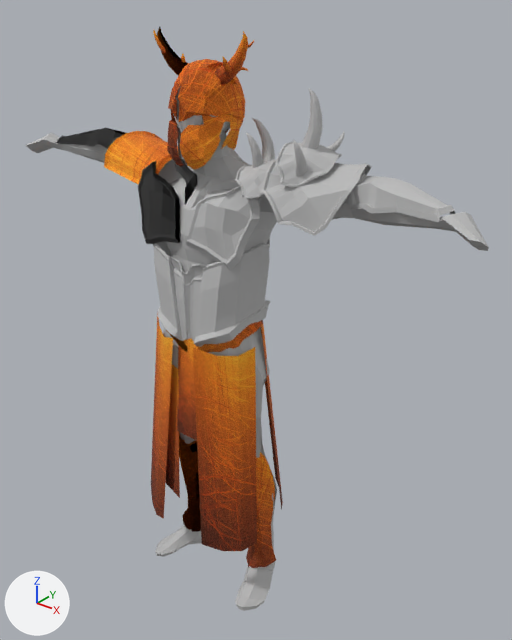
The OBJ model Art Folder/Vertical Slice 2/3D/OBJ FILES/Character_Vertical_Slice 2.obj: old version first, new version second.
The view is the same before and after, from a 50 mm lens placed at (3.92, -4.31, 3.52), pointed at (0.2, 0.35, 0.63). The lights are fixed; the arrows at lower left show +X, +Y and +Z. Where no turn or scale is listed for an object, it has been applied to the vertices.

Script lines for the objects in view, before the commit:
```python
me_character_vertical_slice_2 = bpy.data.meshes.new('Character_Vertical_Slice 2')
me_character_vertical_slice_2.from_pydata(...)  # 3710 vertices, 3627 faces; spans x -2.44..2.39, y -0.56..0.7, z -2.23..3.17
me_character_vertical_slice_2.materials.append(mat_initialshadinggroup)  # picture img_gold_scratched_metal_texture_jpg
me_character_vertical_slice_2.materials.append(mat_standard_body_proto_2_0017_lambert1sg)  # grey #bcbcbc
me_character_vertical_slice_2.materials.append(mat_lambert5sg)  # grey #bcbcbc
me_character_vertical_slice_2.materials.append(mat_lambert2sg)  # grey #bcbcbc
me_character_vertical_slice_2.materials.append(mat_lambert10sg)  # grey #bcbcbc
me_character_vertical_slice_2.materials.append(mat_lambert6sg)  # grey #bcbcbc
me_character_vertical_slice_2.materials.append(mat_lambert7sg)  # grey #bcbcbc
me_character_vertical_slice_2.materials.append(mat_standard_body_proto_2_0017_lambert4sg)  # grey #bcbcbc
me_character_vertical_slice_2.materials.append(mat_standard_body_proto_2_0017_lambert3sg)  # grey #bcbcbc
me_character_vertical_slice_2.materials.append(mat_standard_body_proto_2_0017_lambert2sg)  # grey #bcbcbc
me_character_vertical_slice_2.materials.append(mat_lambert8sg)  # grey #bcbcbc
me_character_vertical_slice_2.materials.append(mat_lambert4sg)  # grey #bcbcbc
ob_character_vertical_slice_2 = bpy.data.objects.new('Character_Vertical_Slice 2', me_character_vertical_slice_2)
ob_character_vertical_slice_2.location = (0.0, 0.0, 0.0)
```
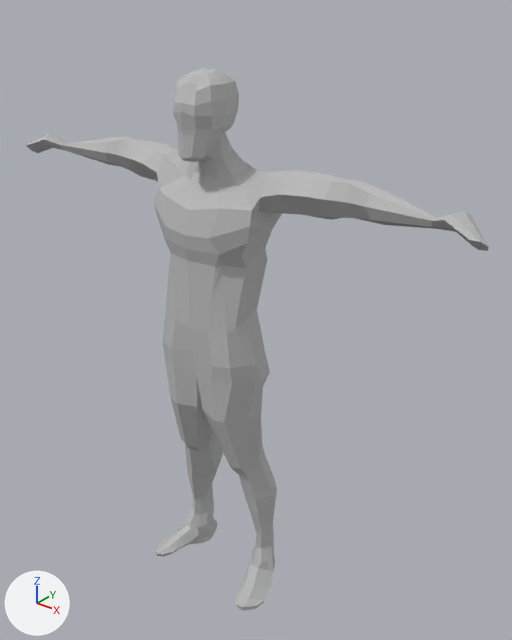
Changed parts and their boxes [x1, y1, x2, y2] in the pictures (512 x 640 px):
'Character_Vertical_Slice 2', reshaped (7% shorter): before [25, 27, 489, 611]; after [25, 68, 489, 611]
part 1 of me_character_vertical_slice_2, deleted: before [56, 27, 455, 568]

The change, as a list of edits to the scene's bpy script:
```text
Change me_character_vertical_slice_2:
    used by ob_character_vertical_slice_2; location = (0.0, 0.0, 0.0)
    remove me_character_vertical_slice_2.from_pydata(...)  # 3710 vertices, 3627 faces; spans x -2.44..2.39, y -0.56..0.7, z -2.23..3.17
    remove me_character_vertical_slice_2.materials.append(mat_initialshadinggroup)  # picture img_gold_scratched_metal_texture_jpg
    remove me_character_vertical_slice_2.materials.append(mat_standard_body_proto_2_0017_lambert1sg)  # grey #bcbcbc
    remove me_character_vertical_slice_2.materials.append(mat_lambert5sg)  # grey #bcbcbc
    add me_character_vertical_slice_2.from_pydata(...)  # 647 vertices, 691 faces; spans x -2.44..2.39, y -0.42..0.47, z -2.23..2.87
    me_character_vertical_slice_2 part 1: 38 loose pieces with 3063 vertices, spanning x -2.08..2.07, y -0.56..0.7, z -2.01..3.17, are deleted
    remove me_character_vertical_slice_2.materials.append(mat_lambert10sg)  # grey #bcbcbc
    remove me_character_vertical_slice_2.materials.append(mat_lambert6sg)  # grey #bcbcbc
    remove me_character_vertical_slice_2.materials.append(mat_lambert7sg)  # grey #bcbcbc
    remove me_character_vertical_slice_2.materials.append(mat_standard_body_proto_2_0017_lambert4sg)  # grey #bcbcbc
    remove me_character_vertical_slice_2.materials.append(mat_standard_body_proto_2_0017_lambert3sg)  # grey #bcbcbc
    remove me_character_vertical_slice_2.materials.append(mat_standard_body_proto_2_0017_lambert2sg)  # grey #bcbcbc
    remove me_character_vertical_slice_2.materials.append(mat_lambert8sg)  # grey #bcbcbc
    remove me_character_vertical_slice_2.materials.append(mat_lambert4sg)  # grey #bcbcbc
```
